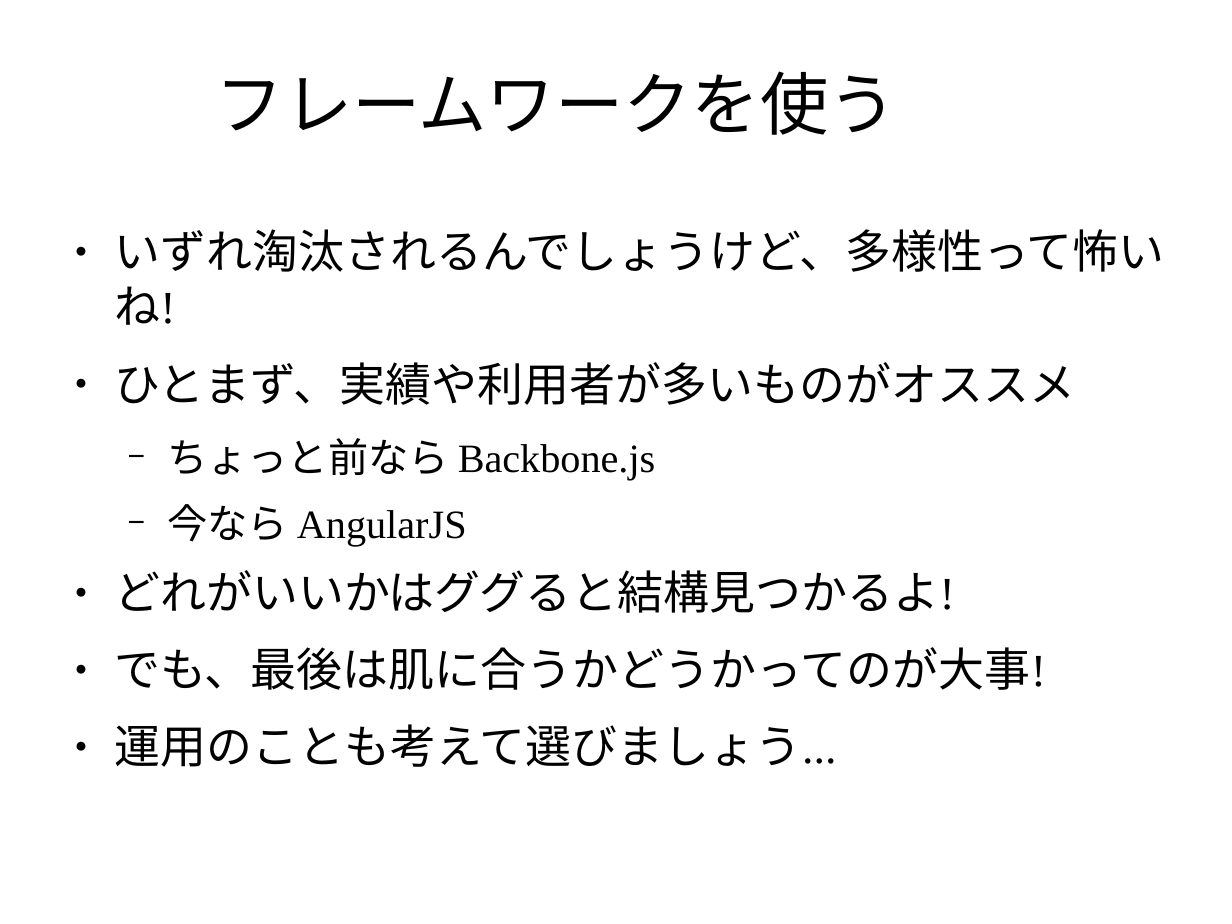
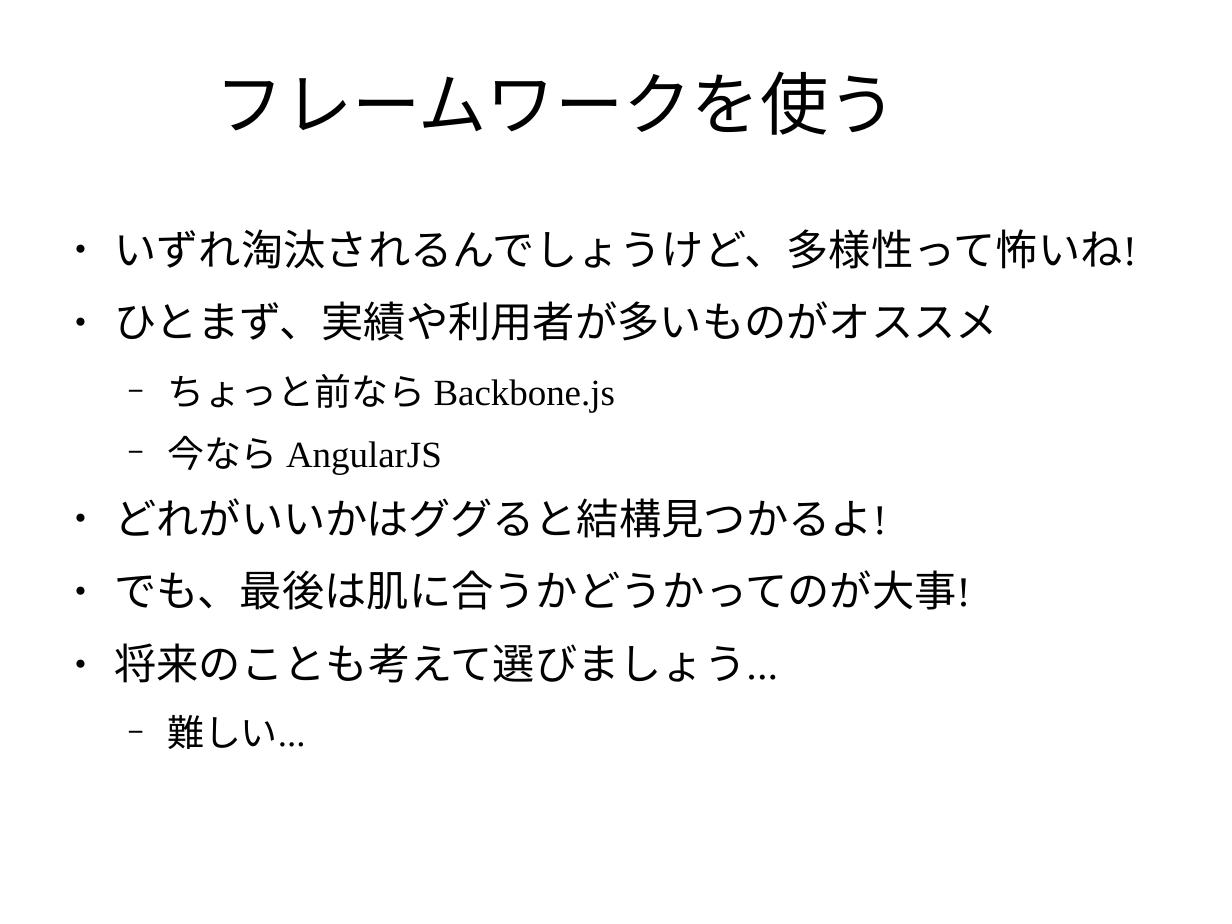
Before and after one commit to masakura/slides, a slide deck: slide 19 of html5jk#1/slide2.odp. Drawn at 1232x924 pixels with LibreOffice and Linux fonts; fonts in the diff are those of the drawing; background and template pictures are left out. Boxes give left, top, right and bottom in pixels: in the first picture for what was removed or moved away, otherwise in the second. Text is boxed around its words. In the diff, an @@ line names an element or a change of style, - is before the commit and + after.

```diff
--- a/html5jk#1/slide2.odp
+++ b/html5jk#1/slide2.odp
@@ text at <box>114,229,1136,610</box>: size 29.6 to 27.2 pt in "いずれ淘汰されるんでしょうけど、多様性って怖いね!", "ひとまず、実績や利用者が多いものがオススメ", "どれがいいかはググると結構見つかるよ!", "でも、最後は肌に合うかどうかってのが大事!"; size 25.9 to 23.8 pt in "ちょっと前なら Backbone.js", "今なら AngularJS" @@
@@ text at <box>114,643,778,749</box>: text changed; size 29.6 to 27.2 pt @@
-● 運用のことも考えて選びましょう...
+● 将来のことも考えて選びましょう...
+  − 難しい...
```
Also in this commit, not shown: 3 other slides changed, 3 slides added, 2 slides removed.
